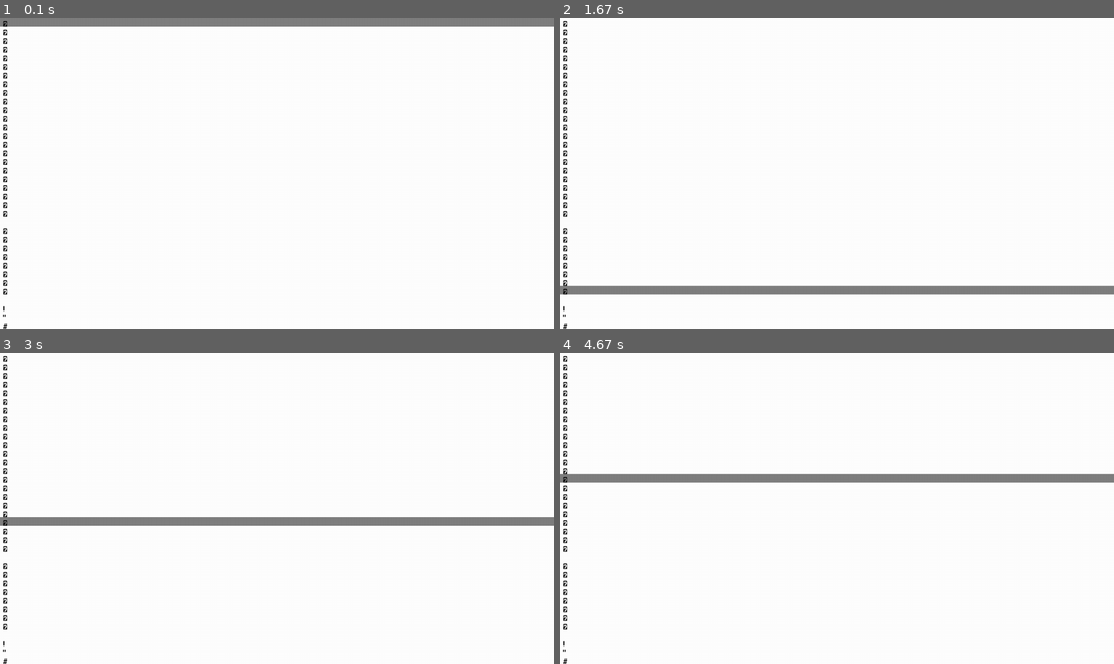
Above: before the commit, frames 1-4 (two rows, left to right).
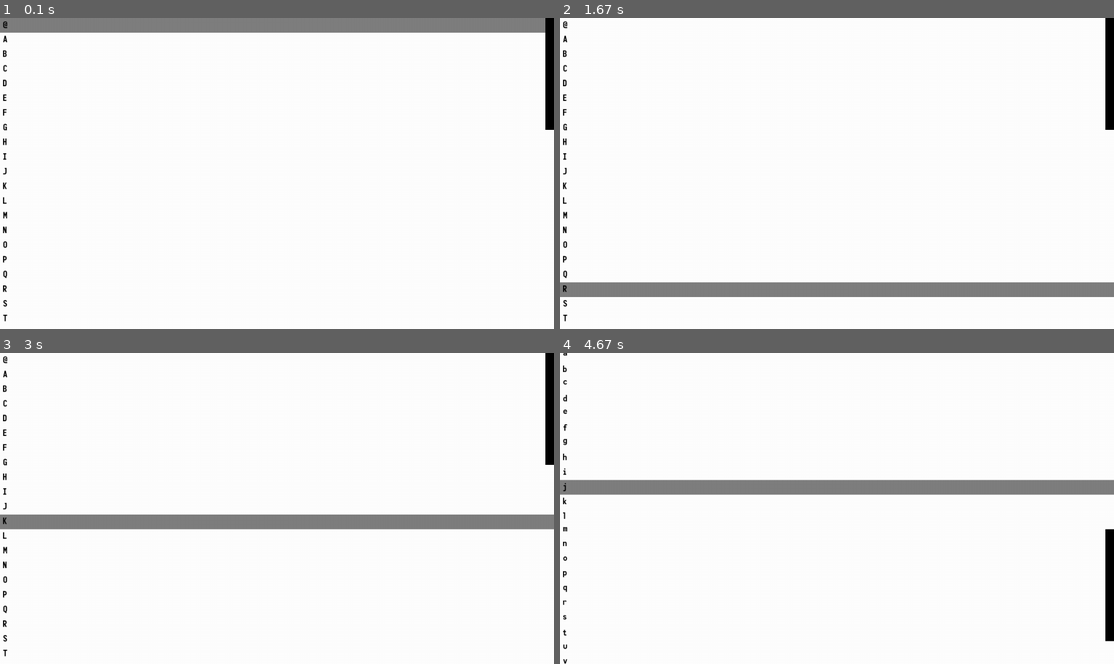
Above: after the commit, the same moments.

Repository: ExtraMobs/PyScratch
Game: pygame game, started from main.py
Two runs of this game, one before a commit and one after it. Both use one fixed random seed, a clock stepped at 60 frames per second and the inputs below.
Inputs (mouse positions are in pixels of both pictures, inside the frame that each line leads up to):
- Up to frame 1 (0.1 s): no input
- Up to frame 2 (1.67 s): press the mouse at (837, 319) at 0.37 s; move the mouse to (897, 198) at 0.47 s; release the mouse at (958, 77) at 0.6 s; press the mouse at (837, 39) at 0.7 s; move the mouse to (914, 117) at 0.8 s; release the mouse at (997, 198) at 0.93 s; press the mouse at (837, 276) at 1.03 s; move the mouse to (881, 201) at 1.13 s; release the mouse at (925, 129) at 1.27 s; press the mouse at (837, 114) at 1.37 s; move the mouse to (831, 198) at 1.47 s; release the mouse at (825, 285) at 1.6 s
- Up to frame 3 (3 s): press the mouse at (277, 374) at 1.7 s; move the mouse to (337, 402) at 1.8 s; release the mouse at (398, 430) at 1.93 s; press the mouse at (277, 623) at 2.03 s; move the mouse to (382, 508) at 2.13 s; release the mouse at (487, 393) at 2.27 s; press the mouse at (277, 536) at 2.37 s; move the mouse to (188, 486) at 2.47 s; release the mouse at (99, 440) at 2.6 s; press the mouse at (277, 461) at 2.7 s; move the mouse to (304, 492) at 2.8 s; release the mouse at (332, 520) at 2.93 s
- Up to frame 4 (4.67 s): press the mouse at (1108, 408) at 3.03 s; move the mouse to (920, 496) at 3.13 s; release the mouse at (731, 586) at 3.27 s; press the mouse at (837, 443) at 3.37 s; move the mouse to (748, 464) at 3.47 s; release the mouse at (654, 486) at 3.6 s; press the mouse at (837, 620) at 3.7 s; move the mouse to (925, 561) at 3.8 s; release the mouse at (1014, 502) at 3.93 s; press the mouse at (837, 517) at 4.03 s; move the mouse to (920, 539) at 4.13 s; release the mouse at (1003, 564) at 4.27 s; press the mouse at (837, 620) at 4.37 s; move the mouse to (864, 548) at 4.47 s; release the mouse at (886, 480) at 4.6 s

The runs differ from the first frame. In frame 1, 3.0% of the frame differs, in the area x 0-100%, y 0-100%; in frame 2, 3.2%; in frame 3, 3.0%; in frame 4, 7.2%.

Commit message:
revisão e "child" de lista completo

Diff:
--- a/children/list.py
+++ b/children/list.py
@@ -8,13 +8,20 @@
 
 class List(BaseChild):
     def __init__(
-        self, size, fg_color=(0, 0, 0), bg_color=(255, 255, 255), expansion=7, items=()
+        self,
+        size,
+        fg_color=(0, 0, 0),
+        bg_color=(255, 255, 255),
+        expansion=7,
+        button_size=20,
+        items=(),
     ):
         super().__init__()
         self.items = [
-            MenuButton(item, (size[0], 20), fg_color, bg_color, expansion)
+            MenuButton(item, (size[0], button_size), fg_color, bg_color, expansion)
             for item in items
         ]
+        self.button_size = button_size
 
         self.fg_color = fg_color
         self.bg_color = bg_color
@@ -22,31 +29,67 @@
         self.surface = Resources.Surface.new(size)
         self.rect = pygame.FRect(self.surface.get_rect())
 
+        self.bar_rect = pygame.Rect(0, 0, button_size, 0)
+        self.moving_bar = False
+
         self.offset_y = 0
+        self.__offset_mouse_y = 0
 
         self.draw_list()
 
     def _check_items(self):
-        need_draw_list = False
+        self.__need_draw_list = False
         for item in self.items:
             item.update()
-            if item.draw_updated and not need_draw_list:
-                need_draw_list = True
-        if need_draw_list:
-            self.draw_list()
+            if item.draw_updated and not self.__need_draw_list:
+                self.__need_draw_list = True
+
+    def _check_bar(self):
+        if Mouse.get_pressed_in_frame(
+            pygame.BUTTON_LEFT
+        ) and self.bar_rect.collidepoint(Mouse.pos):
+            self.moving_bar = True
+            self.__offset_mouse_y = Mouse.pos.y - self.bar_rect.y
+        elif self.moving_bar:
+            if Mouse.get_pressed(pygame.BUTTON_LEFT):
+                items_height = len(self.items) * self.button_size
+                relative_mouse_pos = Mouse.pos.y - self.__offset_mouse_y
+                mouse_ratio = relative_mouse_pos / self.rect.height
+                self.offset_y = -(mouse_ratio * items_height)
+            else:
+                self.moving_bar = False
 
     def update(self):
+        self._check_bar()
         self._check_items()
 
-        self.offset_y += Mouse.wheel.y * 27
+        if not self.moving_bar:
+            self.offset_y += Mouse.wheel.y * self.button_size * 5
 
-        if self.offset_y != 0:
+        if self.offset_y != 0 or self.__need_draw_list:
             self.draw_list()
 
     def draw_list(self):
         self.surface.fill(self.bg_color)
+
+        if self.offset_y < (
+            bottom := (len(self.items) * self.button_size - self.rect.height) * -1
+        ):
+            self.offset_y = bottom
+        elif self.offset_y > 0:
+            self.offset_y = 0
+
         items_rect = pygame.Vector2(0, self.offset_y)
         for item in self.items:
             self.surface.blit(item.surface, items_rect)
             item.rect.y = items_rect.y
-            items_rect.y += 20
+            items_rect.y += self.button_size + 2 * item.expasion
+
+        height = len(self.items) * self.button_size
+        self.bar_rect.height = self.rect.height / height * self.rect.height
+        if height > self.rect.height:
+            self.bar_rect.y = (
+                self.offset_y / bottom * (self.rect.height - self.bar_rect.height)
+            )
+            self.bar_rect.right = self.rect.right
+            pygame.draw.rect(self.surface, (0, 0, 0), self.bar_rect)
--- a/children/menubutton.py
+++ b/children/menubutton.py
@@ -29,12 +29,11 @@
 
         text_rect = self.font.get_rect(text)
         text_rect.topleft = self.__offset
-
-        if size is None:
-            self.fixed_size = False
+        self.fixed_size = size is not None
+        if self.fixed_size:
+            size = (size[0] + 2 * expansion, size[1] + 2 * expansion)
+        else:
             size = (text_rect.right + expansion, text_rect.bottom + expansion)
-        else:
-            self.fixed_size = True
         self.surface = Resources.Surface.new(size)
         self.rect = pygame.FRect(self.surface.get_rect())
 
@@ -52,6 +51,7 @@
                 self.surface = Resources.Surface.new(
                     (rect.right + self.expasion, rect.bottom + self.expasion)
                 )
+                self.rect.size = self.surface.get_size()
         self.surface.fill(self.bg_color)
         self.font.render_to(
             self.surface,
--- a/gameengine/mouse.py
+++ b/gameengine/mouse.py
@@ -3,6 +3,7 @@
 
 class Mouse:
     pos = pygame.Vector2(0, 0)
+    rel_pos = pygame.Vector2(0, 0)
     wheel = pygame.Vector2(0, 0)
     in_motion = False
     pressed_event = {}
@@ -30,6 +31,7 @@
                         cls.pressed[event.button] = False
             if event.type == pygame.MOUSEMOTION:
                 cls.pos.xy = event.pos
+                cls.rel_pos.xy = event.rel
                 cls.in_motion = True
             if event.type == pygame.MOUSEWHEEL:
                 cls.wheel.xy = (event.x, event.y)
--- a/scenes/pathchoose.py
+++ b/scenes/pathchoose.py
@@ -7,7 +7,7 @@
 class PathChooseScene(BaseScene):
     def __init__(self):
         super().__init__()
-        self.add_children(List(Display.size, items=[chr(i) for i in range(100)]))
+        self.add_children(List(Display.size, items=[chr(i) for i in range(64, 164)]))
 
     def update(self):
         super().update()
